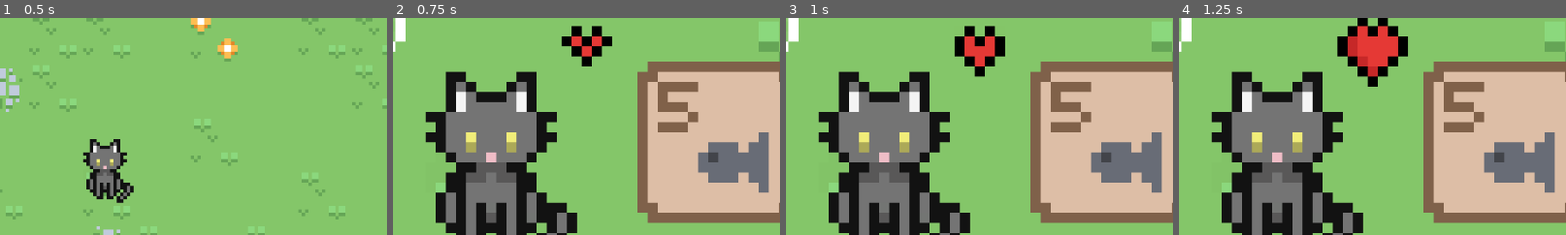
Above: before the commit, frames 1-4 (left to right).
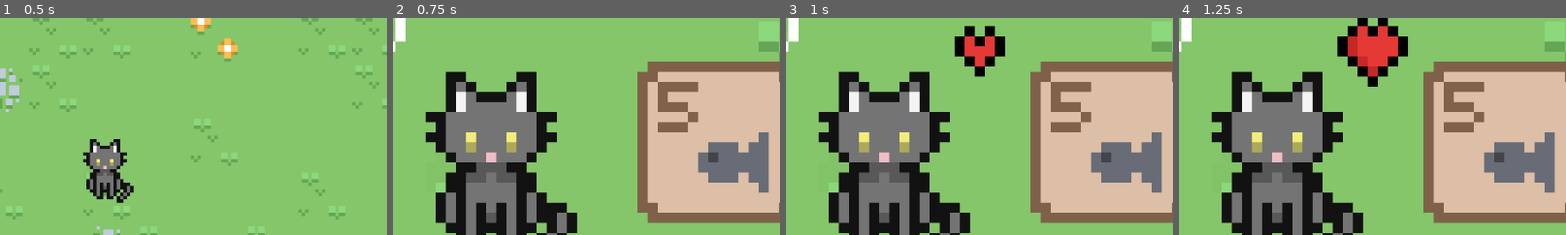
Above: after the commit, the same moments.

Repository: alisha356/Major-Project-2025---Paw-Pals
Game: Godot game, scene res://Room 1.tscn
The game is run twice, just before and just after one commit, with the same random seed, the same clock (stepped at 60 frames per second) and the same inputs.
Inputs (mouse positions are % of the whole screen's width and height, from its top left):
- Up to frame 1 (0.5 s): no input
- Up to frame 2 (0.75 s): click (50, 49) at 0.52 s
- Up to frame 3 (1 s): no input
- Up to frame 4 (1.25 s): no input
The pictures show only the part of the screen within x 37-87%, y 14-64%; the shares and areas given below are measured in that part.

Frame 1 is identical in both runs. In frame 2, 1.4% of the frame differs, in the area x 43-57%, y 3-23%; in frame 3, nothing differs; in frame 4, nothing differs.

Commit message:
Heart Bug Fix
Fixed the heart animation so it doesn't loop indefinitely.

Diff:
--- a/Cat Screen.gd
+++ b/Cat Screen.gd
@@ -59,6 +59,4 @@
 
 
 func _on_area_2d_mouse_entered() -> void:
-	print("enter")
 	Global._animate()
-	#_animate()
--- a/Cat Screen.tscn
+++ b/Cat Screen.tscn
@@ -287,5 +287,6 @@
 position = Vector2(241, 100)
 
 [connection signal="mouse_entered" from="Dark Grey Cat/Area2D" to="." method="_on_area_2d_mouse_entered"]
+[connection signal="mouse_exited" from="Dark Grey Cat/Area2D" to="." method="_on_area_2d_mouse_exited"]
 [connection signal="pressed" from="Exit Arrow/Button" to="Exit Arrow" method="_on_button_pressed"]
 [connection signal="pressed" from="Fish/Button" to="." method="_on_button_pressed"]
--- a/Heart Animation.tscn
+++ b/Heart Animation.tscn
@@ -84,7 +84,7 @@
 "duration": 1.0,
 "texture": SubResource("AtlasTexture_vc6kg")
 }],
-"loop": true,
+"loop": false,
 "name": &"default",
 "speed": 5.0
 }]
@@ -97,7 +97,8 @@
 
 [node name="AnimatedSprite2D" type="AnimatedSprite2D" parent="."]
 sprite_frames = SubResource("SpriteFrames_ybl0i")
-frame_progress = 0.31732
+frame = 9
+frame_progress = 1.0
 
 [node name="CollisionShape2D" type="CollisionShape2D" parent="."]
 shape = SubResource("CircleShape2D_62ijb")
